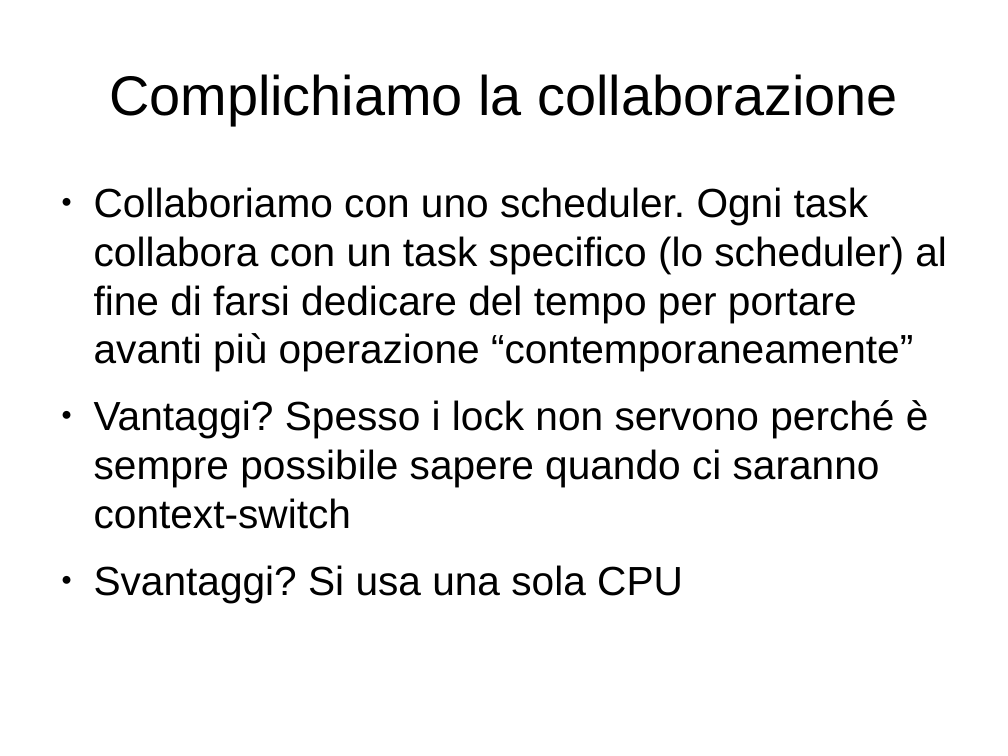
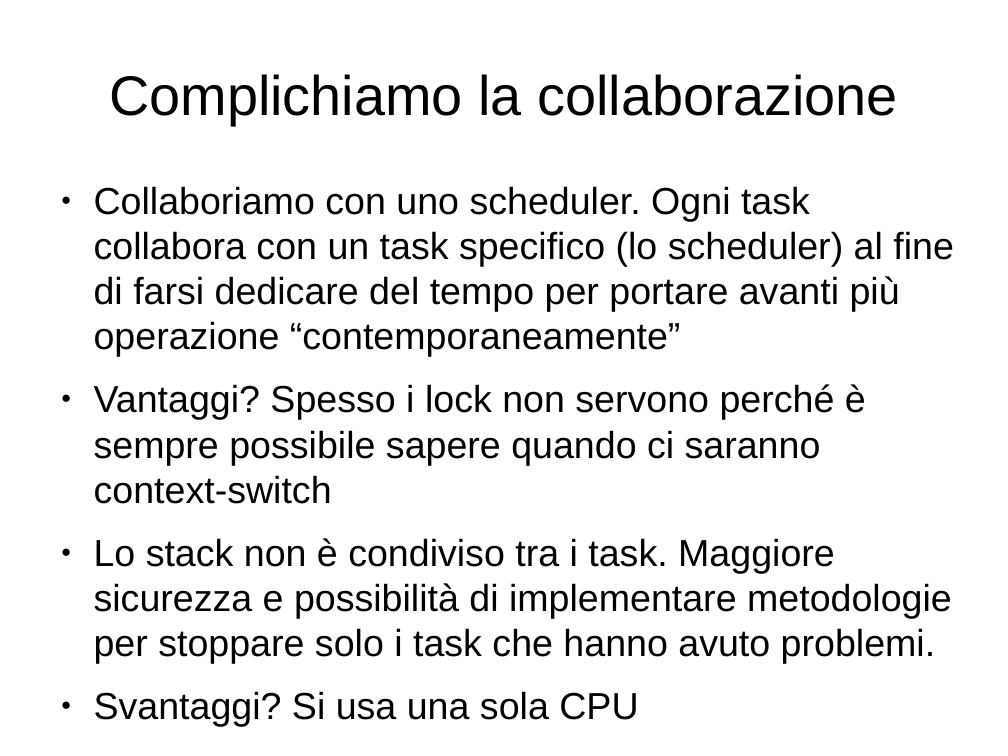
Before and after one commit to mdionisio/workshop_coroutine, a slide deck: slide 14 of presentazione.odp. Drawn at 1008x756 pixels with LibreOffice and Linux fonts; fonts in the diff are those of the drawing. Boxes give left, top, right and bottom in pixels: in the first picture for what was removed or moved away, otherwise in the second. Text is boxed around its words. In the diff, an @@ line names an element or a change of style, - is before the commit and + after.

```diff
--- a/presentazione.odp
+++ b/presentazione.odp
@@ text at box(94, 186, 954, 504): size 32 to 29.6 pt in "Collaboriamo con uno scheduler. Ogni task collabora ...", "Vantaggi? Spesso i lock non servono perché ...", "Svantaggi? Si usa una sola CPU" @@
@@ text at box(94, 538, 952, 663): paragraph added @@
+● Lo stack non è condiviso tra i task. Maggiore sicurezza e possibilità di implementare metodologie per stoppare solo i task che hanno avuto problemi.
```
Also in this commit, not shown: 2 other slides changed, 1 other file.
